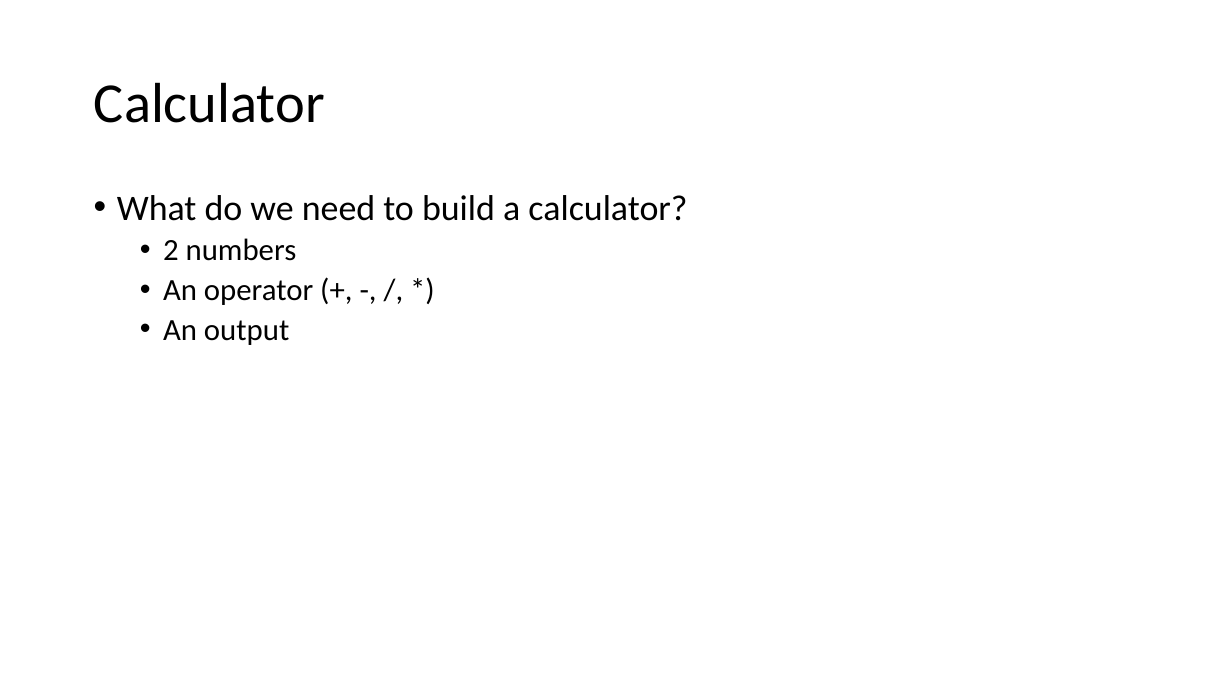
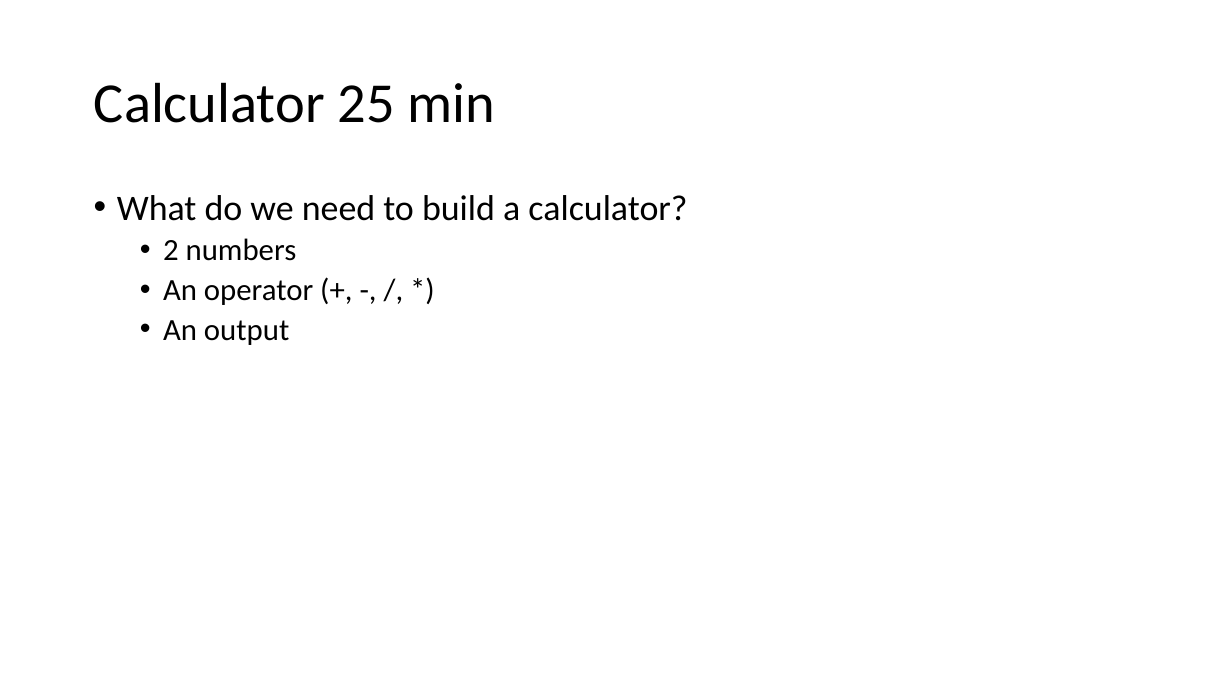
Before and after one commit to JoZonneveld/TCR-python-lessons, a slide deck: slide 22 of Lessons/Jaar 2/Lesson 1/Lesson 1.pptx. Drawn at 1232x693 pixels with LibreOffice and Linux fonts; fonts in the diff are those of the drawing; background and template pictures are left out. Boxes give left, top, right and bottom in pixels: in the first picture for what was removed or moved away, otherwise in the second. Text is boxed around its words. In the diff, an @@ line names an element or a change of style, - is before the commit and + after.

```diff
--- a/Lessons/Jaar 2/Lesson 1/Lesson 1.pptx
+++ b/Lessons/Jaar 2/Lesson 1/Lesson 1.pptx
@@ title at <box>94,82,495,123</box>: text changed @@
-Calculator
+Calculator 25 min
```
Also in this commit, not shown: 2 other slides changed, 1 other file.
